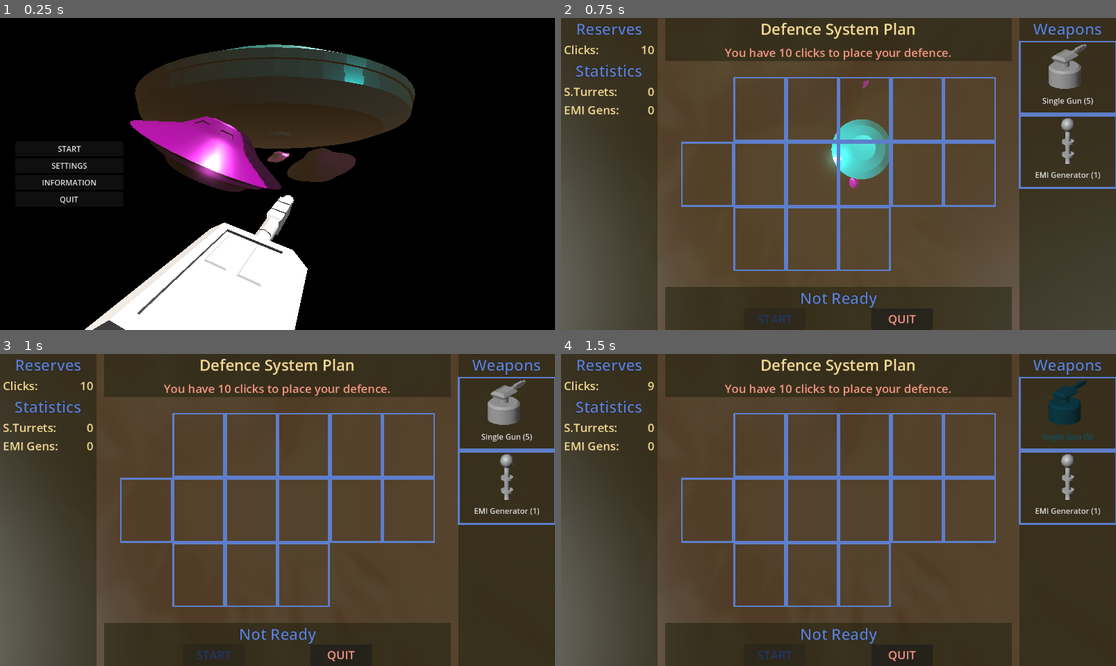
Above: before the commit, frames 1-4 (two rows, left to right).
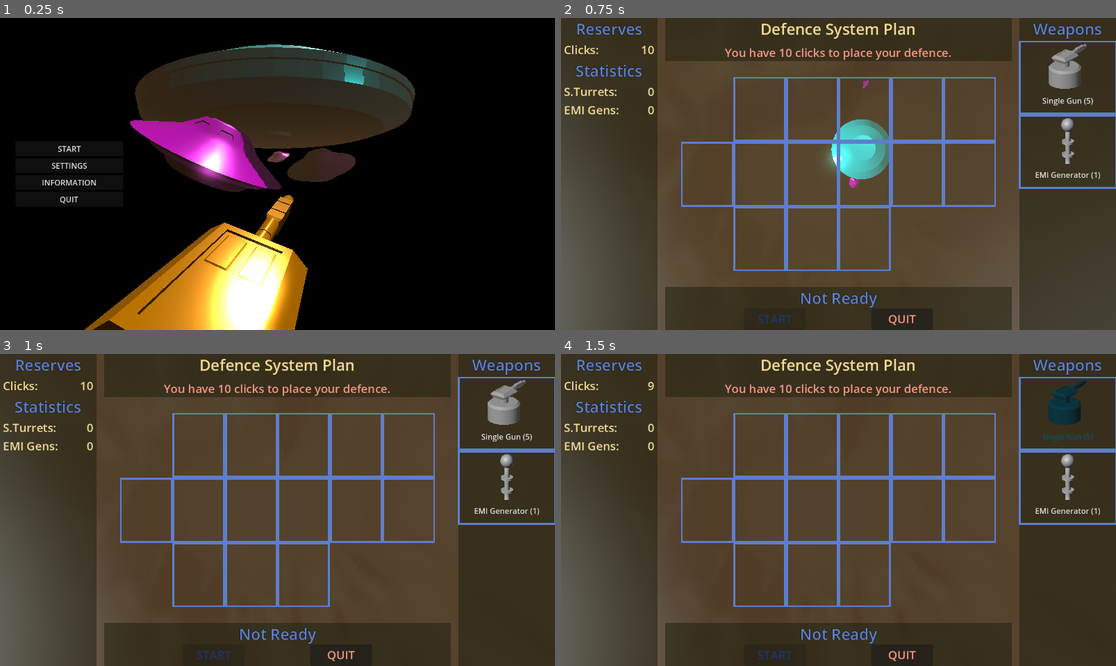
Above: after the commit, the same moments.

Repository: gshadows/Defence-of-Five
Game: Godot game, scene res://main.tscn
Two runs of this game, one before a commit and one after it. Both use one fixed random seed, a clock stepped at 60 frames per second and the inputs below.
Inputs:
- Up to frame 1 (0.25 s): no input
- Up to frame 2 (0.75 s): click "START" at 0.5 s
- Up to frame 3 (1 s): no input
- Up to frame 4 (1.5 s): click "Single Gun (5)" at 1.25 s

The runs differ from the first frame. In frame 1, 7.6% of the frame differs, in the area x 15-56%, y 56-100%; in frame 2, nothing differs; in frame 3, nothing differs; in frame 4, nothing differs.

Commit message:
Rename menu-3D object scenes to _simple. Begin work on weapon scripts.

Diff:
--- /dev/null
+++ b/objects/defence/defence.gd
@@ -0,0 +1,37 @@
+class_name Defence
+extends Node3D
+
+const FLY_SPEED := 10.0
+
+var _camera: Camera3D				# Our camera node (Camera3D).
+var _final_transform: Transform3D	# Our camera normal transform.
+var _cam_fly := false				# True when flying view to current camera.
+
+
+# Should be called from _on_ready() to initialize.
+func prepare(cam: Camera3D):
+	_camera = cam
+	_final_transform = cam.global_transform
+
+
+# Called to switch & fly from active camera to current one.
+func activate():
+	if not _camera:
+		push_error("Defence node: camera is null: ", name, " - ", get_class())
+		return
+	var cur_cam := get_viewport().get_camera_3d()
+	if not cur_cam:
+		push_error("Defence node: no current camera: ", name, " - ", get_class())
+		_camera.global_transform = _final_transform
+	else:
+		_cam_fly = true
+		_camera.global_transform = cur_cam.global_transform
+	_camera.current = true
+
+
+func _process(delta: float) -> void:
+	if not _cam_fly: return
+	_camera.global_transform.interpolate_with(_final_transform, delta * FLY_SPEED)
+	if _camera.global_position.distance_squared_to(_final_transform.origin) < 0.0001:
+		_cam_fly = false
+		_camera.global_transform = _final_transform
--- /dev/null
+++ b/objects/defence/emi_tower.gd
@@ -0,0 +1,11 @@
+extends Defence
+
+
+# Called when the node enters the scene tree for the first time.
+func _ready() -> void:
+	pass # Replace with function body.
+
+
+# Called every frame. 'delta' is the elapsed time since the previous frame.
+func _process(delta: float) -> void:
+	pass
--- a/objects/defence/emi_tower.tscn
+++ b/objects/defence/emi_tower.tscn
@@ -1,8 +1,14 @@
-[gd_scene load_steps=2 format=3 uid="uid://bwpxdrusnclvv"]
+[gd_scene load_steps=4 format=3 uid="uid://bwpxdrusnclvv"]
 
 [ext_resource type="PackedScene" uid="uid://bov2eppcm8dbv" path="res://objects/defence/emi_tower.glb" id="1_klwgc"]
+[ext_resource type="Script" path="res://objects/defence/emi_tower.gd" id="2_scok2"]
+[ext_resource type="Material" uid="uid://csua6hi2005jn" path="res://objects/defence/mat_emi_tower.tres" id="2_xl4cv"]
 
 [node name="EMI Tower" instance=ExtResource("1_klwgc")]
+script = ExtResource("2_scok2")
+
+[node name="EmiTower" parent="." index="0"]
+material_override = ExtResource("2_xl4cv")
 
 [node name="CameraCenter" type="Node3D" parent="." index="1"]
 transform = Transform3D(1, 0, 0, 0, 1, 0, 0, 0, 1, 0, 12.4, 0)
--- /dev/null
+++ b/objects/defence/mat_emi_tower.tres
@@ -0,0 +1,6 @@
+[gd_resource type="StandardMaterial3D" format=3 uid="uid://csua6hi2005jn"]
+
+[resource]
+albedo_color = Color(0.713726, 0.537255, 1, 1)
+metallic = 0.5
+roughness = 0.2
--- /dev/null
+++ b/objects/defence/mat_turret_single.tres
@@ -0,0 +1,6 @@
+[gd_resource type="StandardMaterial3D" format=3 uid="uid://dgf7uefamg717"]
+
+[resource]
+albedo_color = Color(0.890196, 0.564706, 0, 1)
+metallic = 0.5
+roughness = 0.2
--- /dev/null
+++ b/objects/defence/turret_single.gd
@@ -0,0 +1,11 @@
+extends Defence
+
+
+# Called when the node enters the scene tree for the first time.
+func _ready() -> void:
+	pass # Replace with function body.
+
+
+# Called every frame. 'delta' is the elapsed time since the previous frame.
+func _process(delta: float) -> void:
+	pass
--- a/objects/defence/turret_single.tscn
+++ b/objects/defence/turret_single.tscn
@@ -1,11 +1,17 @@
-[gd_scene load_steps=3 format=3 uid="uid://ieidlhpj5xry"]
+[gd_scene load_steps=5 format=3 uid="uid://ieidlhpj5xry"]
 
 [ext_resource type="PackedScene" uid="uid://cba28jwbvtq5u" path="res://objects/defence/turret_base.glb" id="1_5mfdy"]
-[ext_resource type="PackedScene" uid="uid://bxgaptas5nlwl" path="res://objects/defence/turret_single.glb" id="2_ca41n"]
+[ext_resource type="Script" path="res://objects/defence/turret_single.gd" id="2_cj62v"]
+[ext_resource type="Material" uid="uid://dgf7uefamg717" path="res://objects/defence/mat_turret_single.tres" id="2_if318"]
+[ext_resource type="PackedScene" uid="uid://djh6bv3ljls82" path="res://objects/defence/turret_single_simple.tscn" id="3_beojb"]
 
 [node name="TurretSingle" instance=ExtResource("1_5mfdy")]
+script = ExtResource("2_cj62v")
 
-[node name="Turret" parent="." index="1" instance=ExtResource("2_ca41n")]
+[node name="TurretBase" parent="." index="0"]
+material_override = ExtResource("2_if318")
+
+[node name="Turret" parent="." index="1" instance=ExtResource("3_beojb")]
 transform = Transform3D(1, 0, 0, 0, 1, 0, 0, 0, 1, 0, 3.1, 0)
 
 [node name="Camera3D" type="Camera3D" parent="Turret" index="1"]
--- /dev/null
+++ b/objects/defence/turret_single_simple.tscn
@@ -0,0 +1,9 @@
+[gd_scene load_steps=3 format=3 uid="uid://djh6bv3ljls82"]
+
+[ext_resource type="Material" uid="uid://dgf7uefamg717" path="res://objects/defence/mat_turret_single.tres" id="2_h64lp"]
+[ext_resource type="PackedScene" uid="uid://bxgaptas5nlwl" path="res://objects/defence/turret_single.glb" id="2_nxch8"]
+
+[node name="turret_single_simple" instance=ExtResource("2_nxch8")]
+
+[node name="TurretSingle" parent="." index="0"]
+material_override = ExtResource("2_h64lp")
--- a/ui/menu_3d.tscn
+++ b/ui/menu_3d.tscn
@@ -1,9 +1,9 @@
 [gd_scene load_steps=9 format=3 uid="uid://7483lvfdli46"]
 
 [ext_resource type="PackedScene" uid="uid://d3ap1v0svbc1a" path="res://ui/menu.tscn" id="1_twrrc"]
-[ext_resource type="PackedScene" uid="uid://b78pdde4ee4tp" path="res://objects/enemies/alien_fighter.tscn" id="2_xaxc1"]
-[ext_resource type="PackedScene" uid="uid://bxgaptas5nlwl" path="res://objects/defence/turret_single.glb" id="3_3arvv"]
-[ext_resource type="PackedScene" uid="uid://3txprf3wjjs5" path="res://objects/enemies/alien_mother_ship.tscn" id="4_6m7fx"]
+[ext_resource type="PackedScene" uid="uid://b78pdde4ee4tp" path="res://objects/enemies/alien_fighter_simple.tscn" id="2_xaxc1"]
+[ext_resource type="PackedScene" uid="uid://djh6bv3ljls82" path="res://objects/defence/turret_single_simple.glb" id="3_3arvv"]
+[ext_resource type="PackedScene" uid="uid://3txprf3wjjs5" path="res://objects/enemies/alien_mother_ship_simple.tscn" id="4_6m7fx"]
 
 [sub_resource type="GDScript" id="GDScript_uef2g"]
 resource_name = "menu_3d"
Renamed: objects/enemies/alien_fighter.tscn -> objects/enemies/alien_fighter_simple.tscn
Renamed: objects/enemies/alien_mother_ship.tscn -> objects/enemies/alien_mother_ship_simple.tscn
Not shown, removed: objects/landscape/landscape.blend.import
